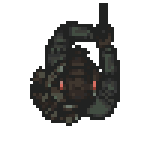
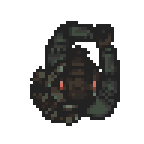
Comparing the layer stacks of the two w=144, h=144 images. Changes:
painted on "0.png" over [99, 3, 108, 24]
